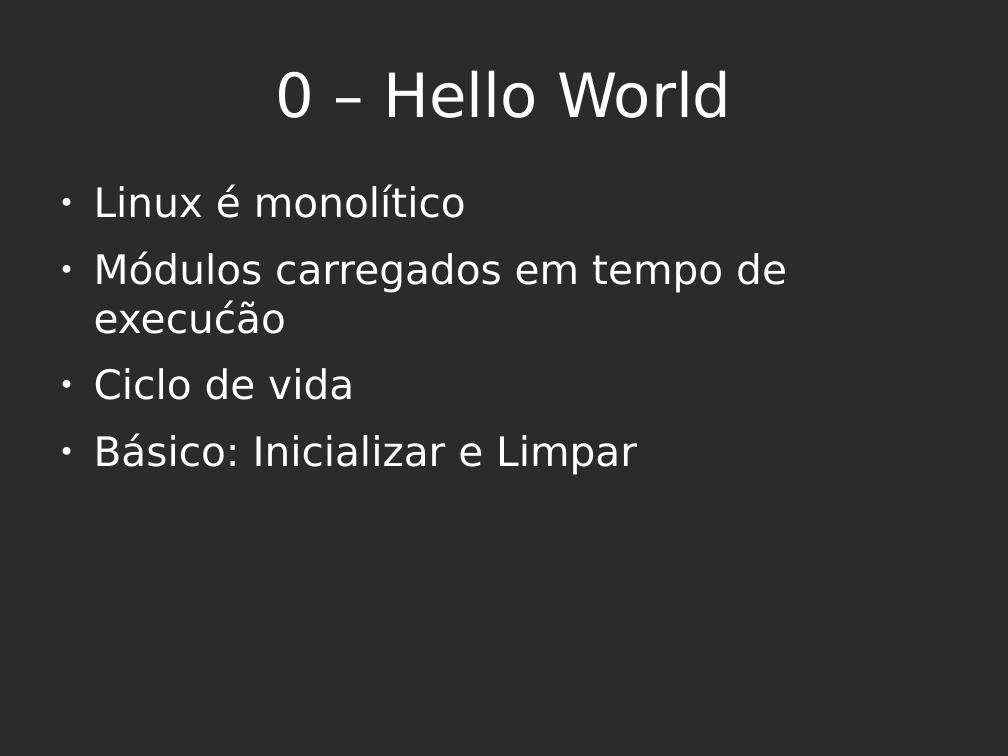
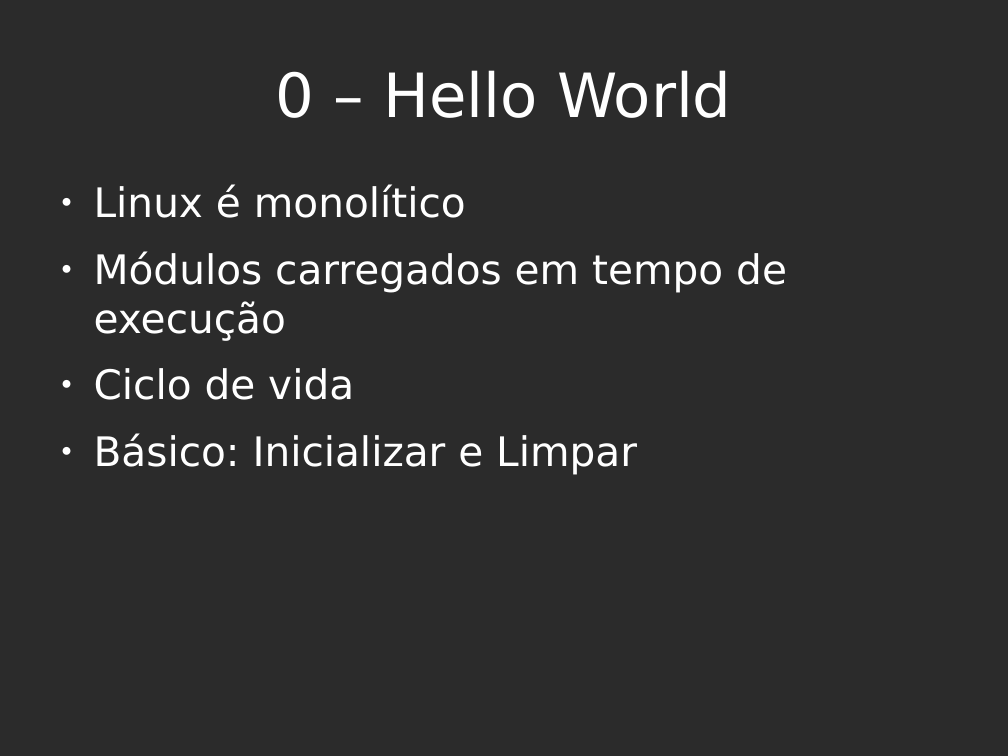
Before and after one commit to diegor2/primoduke, a slide deck: slide 4 of slides.odp. Drawn at 1008x756 pixels with LibreOffice and Linux fonts; fonts in the diff are those of the drawing; background and template pictures are left out; a plain dark background stands for a picture behind light text. Boxes give left, top, right and bottom in pixels: in the first picture for what was removed or moved away, otherwise in the second. Text is boxed around its words. In the diff, an @@ line names an element or a change of style, - is before the commit and + after.

```diff
--- a/slides.odp
+++ b/slides.odp
@@ text at [94,251,787,341]: text changed @@
-● Módulos carregados em tempo de execućão
+● Módulos carregados em tempo de execução
```
Also in this commit, not shown: 4 other slides changed, 7 slides added, 1 slide removed.
